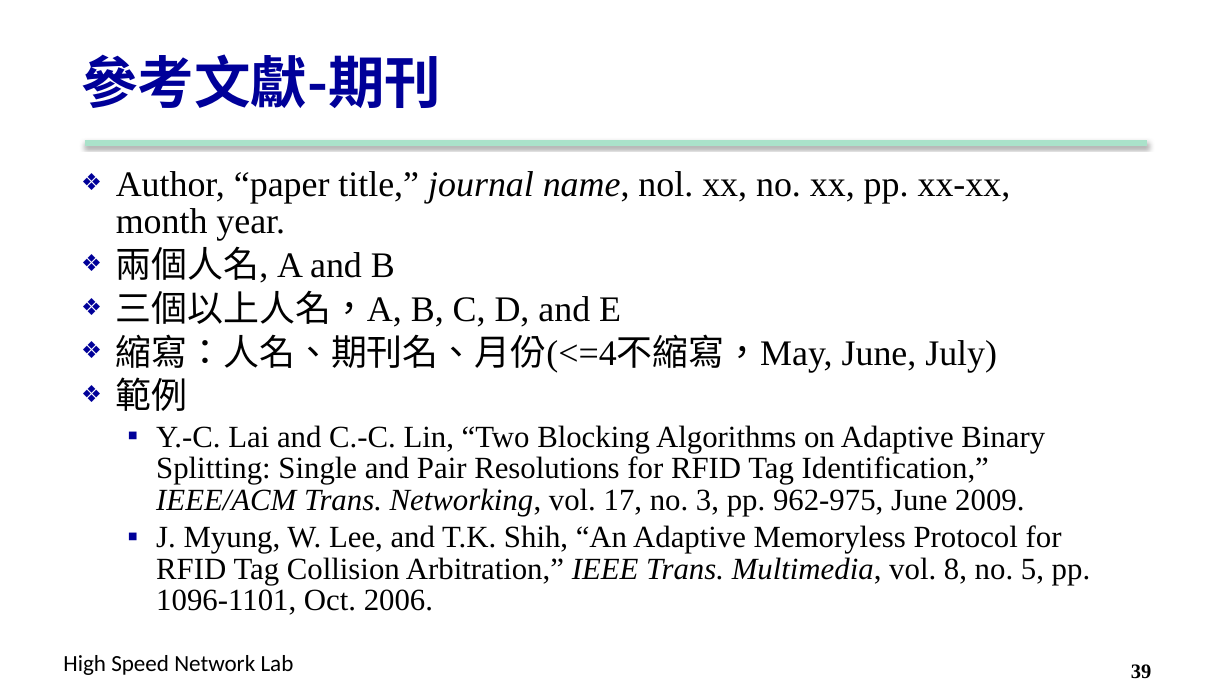
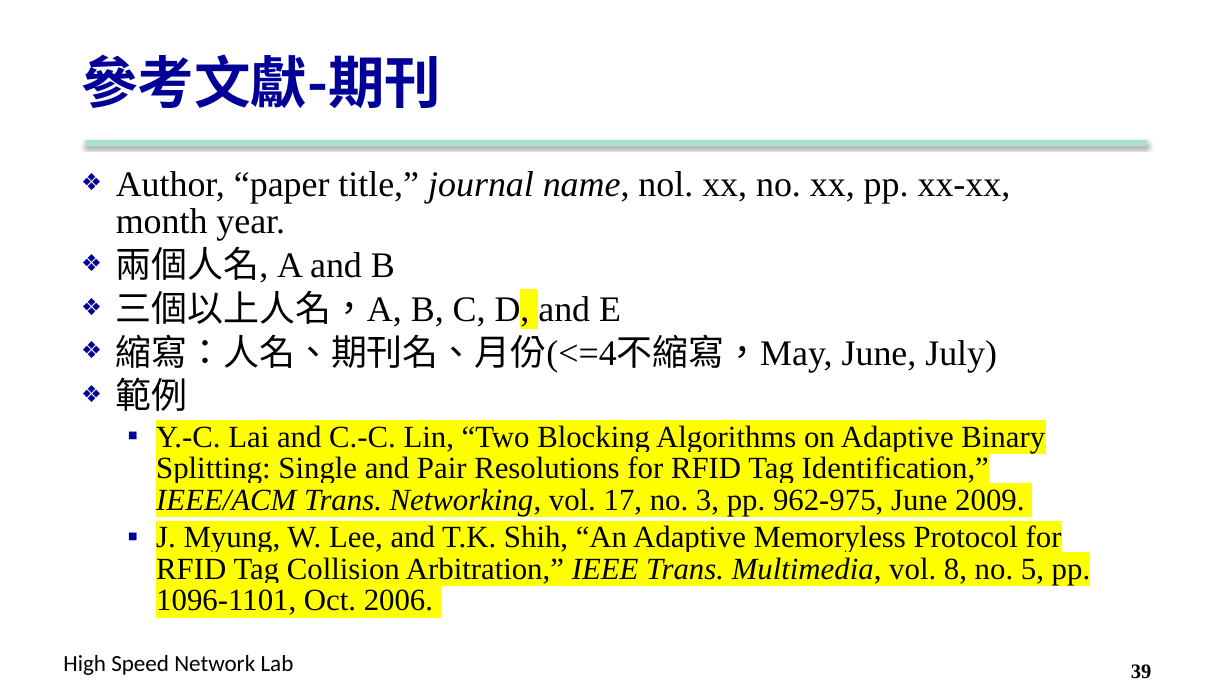
Before and after one commit to carina419/NTUST, a slide deck: slide 39 of MI5014701 科技研究與論文寫作 Technology Research and Thesis Writing/6. Reference.pptx. Drawn at 1232x693 pixels with LibreOffice and Linux fonts; fonts in the diff are those of the drawing; background and template pictures are left out. Boxes give left, top, right and bottom in pixels: in the first picture for what was removed or moved away, otherwise in the second. Text is boxed around its words. In the diff, an @@ line names an element or a change of style, - is before the commit and + after.

```diff
--- a/MI5014701 科技研究與論文寫作 Technology Research and Thesis Writing/6. Reference.pptx
+++ b/MI5014701 科技研究與論文寫作 Technology Research and Thesis Writing/6. Reference.pptx
@@ text at [116,291,1091,615]: highlight none to #FFFF00 in "D,", "Y.-C. Lai and C.-C. Lin, “Two Blocking ...", "J. Myung, W. Lee, and T.K. Shih, ..." @@
```
Also in this commit, not shown: 13 other slides changed, 4 other files.
